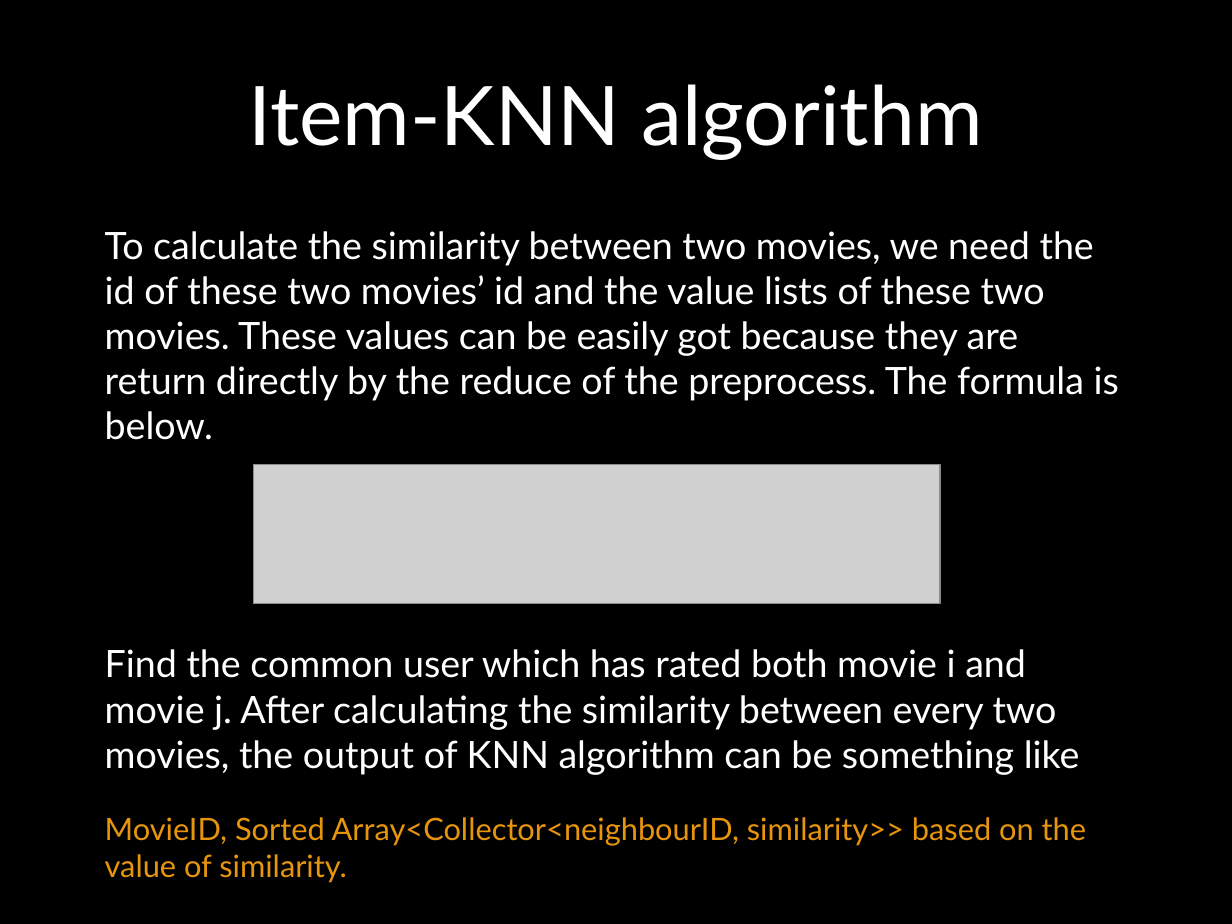
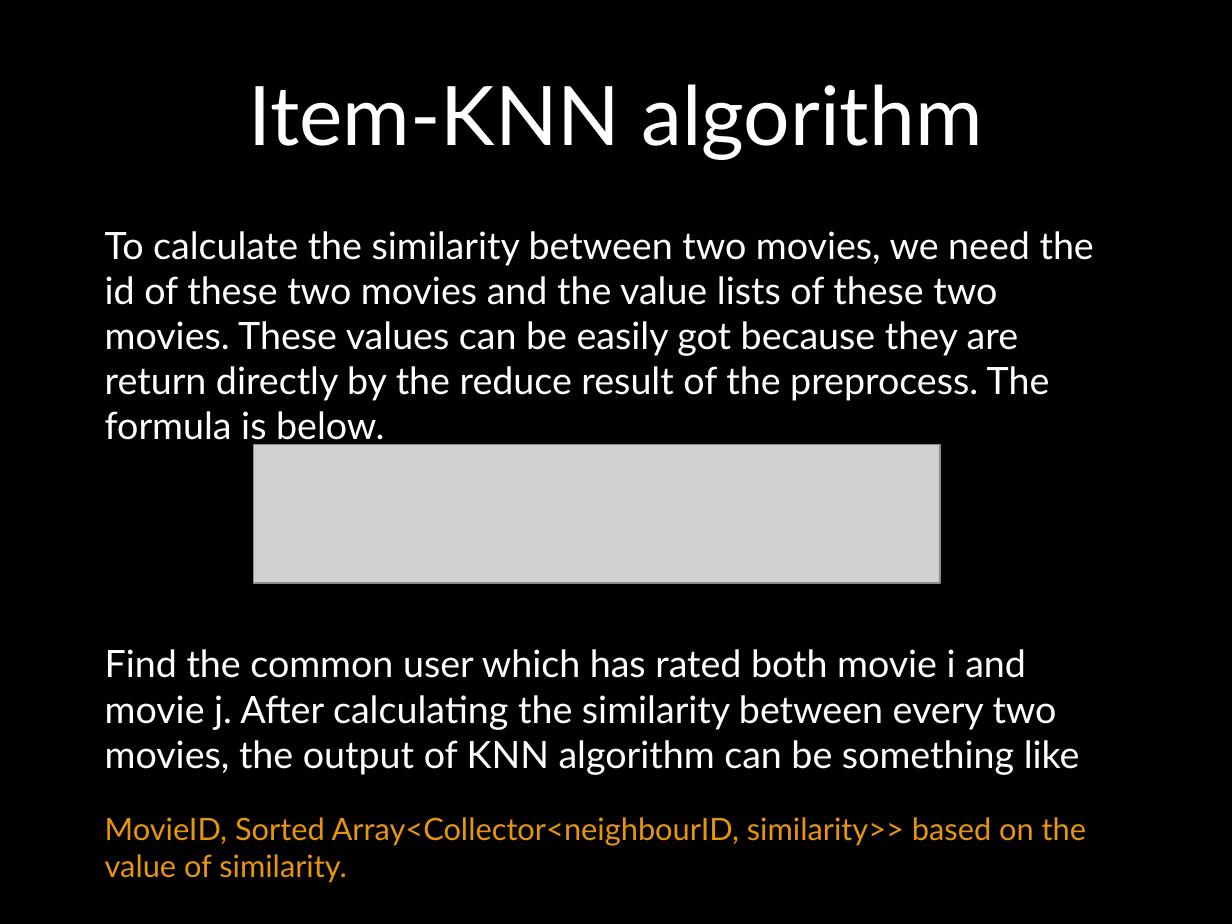
Before and after one commit to UCSBGauchos/MAE-data, a slide deck: slide 23 of Final Presentation.pptx. Drawn at 1232x924 pixels with LibreOffice and Linux fonts; fonts in the diff are those of the drawing; grey boxes stand for pictures; background and template pictures are left out. Boxes give left, top, right and bottom in pixels: in the first picture for what was removed or moved away, otherwise in the second. Text is boxed around its words. In the diff, an @@ line names an element or a change of style, - is before the commit and + after.

```diff
--- a/Final Presentation.pptx
+++ b/Final Presentation.pptx
@@ text at (105, 231, 1094, 447): text changed @@
-To calculate the similarity between two movies, we need the id of these two movies’ id and the value lists of these two movies. These values can be easily got because they are return directly by the reduce of the preprocess. The formula is below.
+To calculate the similarity between two movies, we need the id of these two movies and the value lists of these two movies. These values can be easily got because they are return directly by the reduce result of the preprocess. The formula is below.
@@ picture: place and size @@
-picture at (254, 464, 940, 604)
+picture at (254, 445, 940, 584)
```
Also in this commit, not shown: 13 other slides changed, 1 slide added.
